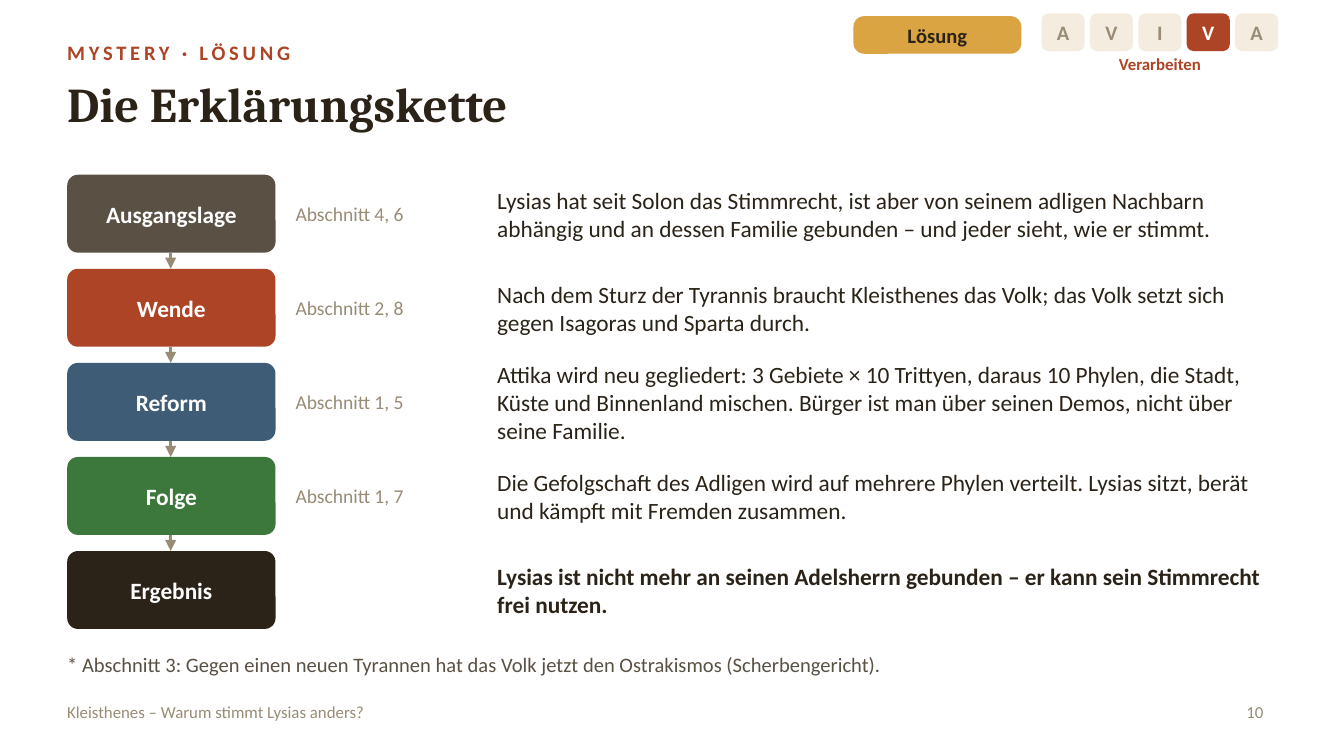
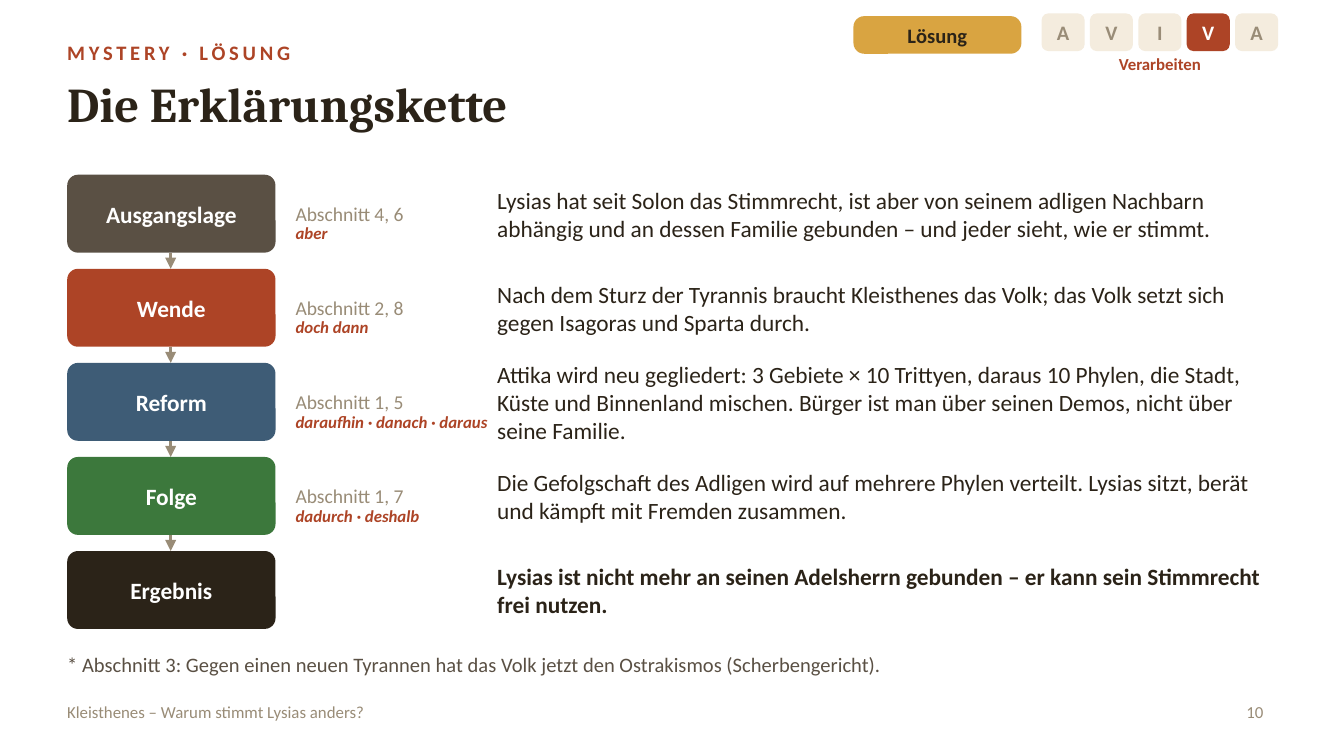
Before and after one commit to golzkonstantin-gif/Schule, a slide deck: slide 10 of Geschichte_11/Stunde_Kleisthenes/Folien_Kleisthenes.pptx. Drawn at 1344x756 pixels with LibreOffice and Linux fonts; fonts in the diff are those of the drawing. Boxes give left, top, right and bottom in pixels: in the first picture for what was removed or moved away, otherwise in the second. Text is boxed around its words. In the diff, an @@ line names an element or a change of style, - is before the commit and + after.

```diff
--- a/Geschichte_11/Stunde_Kleisthenes/Folien_Kleisthenes.pptx
+++ b/Geschichte_11/Stunde_Kleisthenes/Folien_Kleisthenes.pptx
@@ text added at (296, 227, 328, 239), 9 pt, text #AD4426, bold, italic @@
+aber
@@ text added at (296, 321, 368, 333), 9 pt, text #AD4426, bold, italic @@
+doch dann
@@ text added at (296, 416, 487, 428), 9 pt, text #AD4426, bold, italic @@
+daraufhin · danach · daraus
@@ text added at (296, 510, 419, 522), 9 pt, text #AD4426, bold, italic @@
+dadurch · deshalb
```
Also in this commit, not shown: 1 other slide changed, 9 other files.
